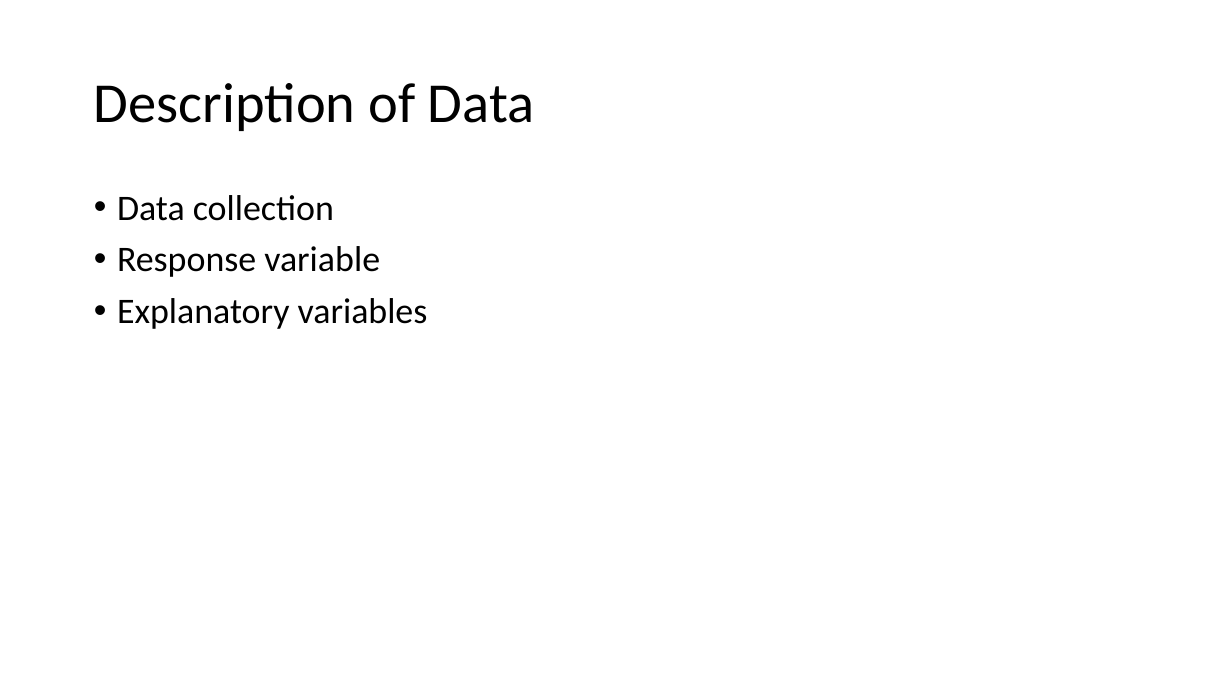
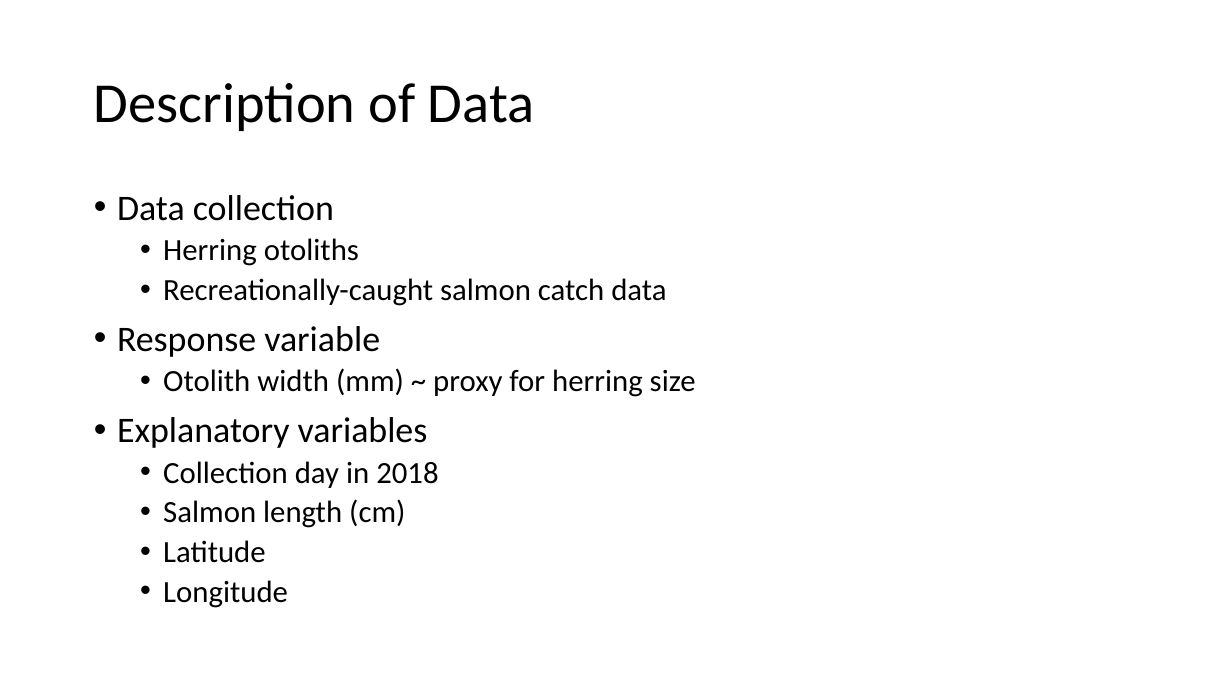
Before and after one commit to rghansen/ES482, a slide deck: slide 3 of ES data project presentation_salmon diet.pptx. Drawn at 1232x693 pixels with LibreOffice and Linux fonts; fonts in the diff are those of the drawing. Boxes give left, top, right and bottom in pixels: in the first picture for what was removed or moved away, otherwise in the second. Text is boxed around its words. In the diff, an @@ line names an element or a change of style, - is before the commit and + after.

Commit message:
updated presentation slides.

```diff
--- a/ES data project presentation_salmon diet.pptx
+++ b/ES data project presentation_salmon diet.pptx
@@ text at (x1=163, y1=238, x2=666, y2=306): paragraphs added @@
+  • Herring otoliths
+  • Recreationally-caught salmon catch data
@@ text at (x1=163, y1=368, x2=696, y2=397): paragraph added @@
+  • Otolith width (mm) ~ proxy for herring size
@@ text at (x1=163, y1=461, x2=438, y2=608): paragraphs added @@
+  • Collection day in 2018
+  • Salmon length (cm)
+  • Latitude
+  • Longitude
```
Also in this commit, not shown: 3 other slides changed, 2 slides added.
